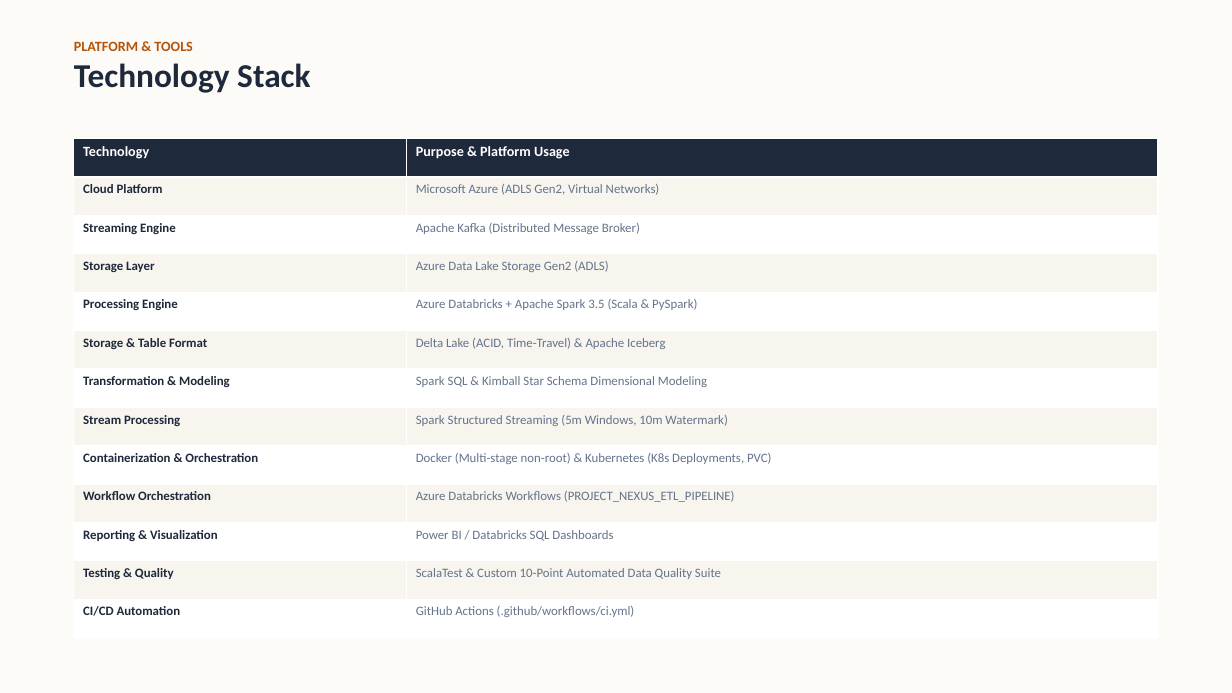
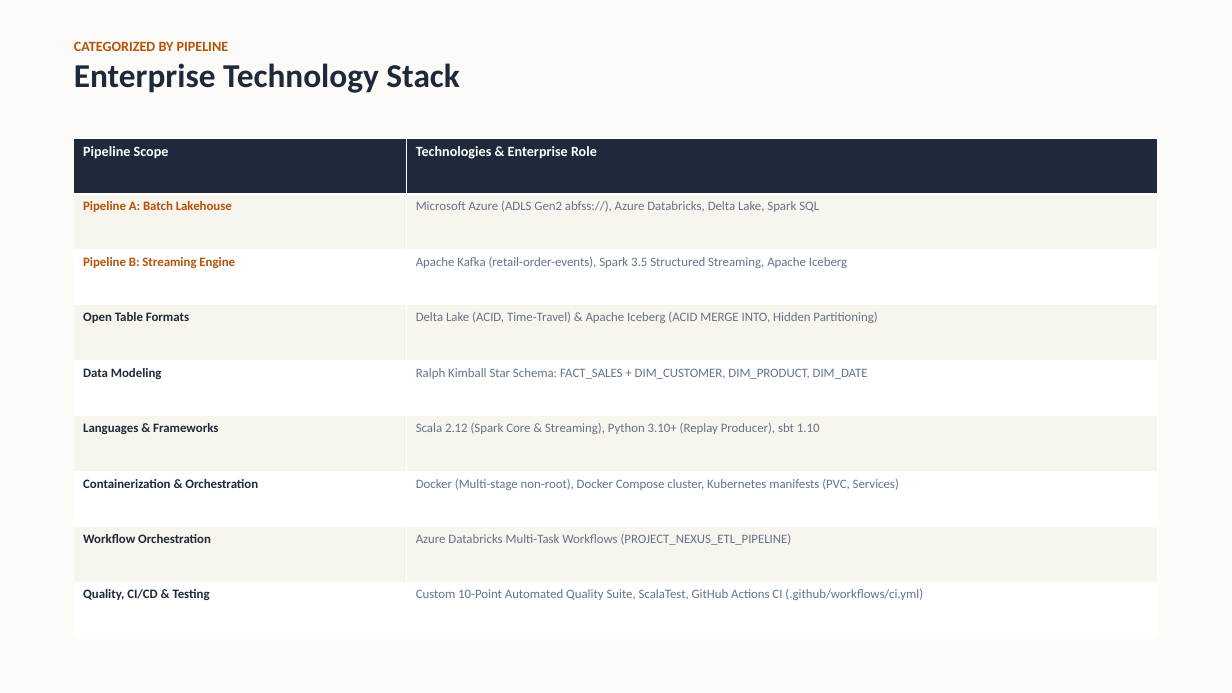
Before and after one commit to Yashchanna/PROJECT_NEXUS_Retail_Intelligence_Real-Time_Data_Analytics, a slide deck: slide 4 of PROJECT_NEXUS_Executive_Presentation.pptx (slide 3 before the commit). Drawn at 1232x693 pixels with LibreOffice and Linux fonts; fonts in the diff are those of the drawing. Boxes give left, top, right and bottom in pixels: in the first picture for what was removed or moved away, otherwise in the second. Text is boxed around its words. In the diff, an @@ line names an element or a change of style, - is before the commit and + after.

Commit message:
docs: restructure presentation into dual-pipeline flow with Pipeline A and Pipeline B deep-dives

```diff
--- a/PROJECT_NEXUS_Executive_Presentation.pptx
+++ b/PROJECT_NEXUS_Executive_Presentation.pptx
@@ text at (74,41,459,93): text changed @@
-PLATFORM & TOOLS
-Technology Stack
+CATEGORIZED BY PIPELINE
+Enterprise Technology Stack
@@ table at (74,139,1158,638) @@
-row 1: Technology | Purpose & Platform Usage
-row 2: Cloud Platform | Microsoft Azure (ADLS Gen2, Virtual Networks)
-row 3: Streaming Engine | Apache Kafka (Distributed Message Broker)
-row 4: Storage Layer | Azure Data Lake Storage Gen2 (ADLS)
-row 5: Processing Engine | Azure Databricks + Apache Spark 3.5 (Scala & PySpark)
-row 6: Storage & Table Format | Delta Lake (ACID, Time-Travel) & Apache Iceberg
-row 7: Transformation & Modeling | Spark SQL & Kimball Star Schema Dimensional Modeling
-row 8: Stream Processing | Spark Structured Streaming (5m Windows, 10m Watermark)
-row 9: Containerization & Orchestration | Docker (Multi-stage non-root) & Kubernetes (K8s Deployments, PVC)
-row 10: Workflow Orchestration | Azure Databricks Workflows (PROJECT_NEXUS_ETL_PIPELINE)
-row 11: Reporting & Visualization | Power BI / Databricks SQL Dashboards
-row 12: Testing & Quality | ScalaTest & Custom 10-Point Automated Data Quality Suite
-row 13: CI/CD Automation | GitHub Actions (.github/workflows/ci.yml)
+row 1: Pipeline Scope | Technologies & Enterprise Role
+row 2: Pipeline A: Batch Lakehouse | Microsoft Azure (ADLS Gen2 abfss://), Azure Databricks, Delta Lake, Spark SQL
+row 3: Pipeline B: Streaming Engine | Apache Kafka (retail-order-events), Spark 3.5 Structured Streaming, Apache Iceberg
+row 4: Open Table Formats | Delta Lake (ACID, Time-Travel) & Apache Iceberg (ACID MERGE INTO, Hidden Partitioning)
+row 5: Data Modeling | Ralph Kimball Star Schema: FACT_SALES + DIM_CUSTOMER, DIM_PRODUCT, DIM_DATE
+row 6: Languages & Frameworks | Scala 2.12 (Spark Core & Streaming), Python 3.10+ (Replay Producer), sbt 1.10
+row 7: Containerization & Orchestration | Docker (Multi-stage non-root), Docker Compose cluster, Kubernetes manifests (PVC, Services)
+row 8: Workflow Orchestration | Azure Databricks Multi-Task Workflows (PROJECT_NEXUS_ETL_PIPELINE)
+row 9: Quality, CI/CD & Testing | Custom 10-Point Automated Quality Suite, ScalaTest, GitHub Actions CI (.github/workflows/ci.yml)
```
Also in this commit, not shown: 12 other slides changed, 7 slides added, 7 slides removed, 3 other files.
